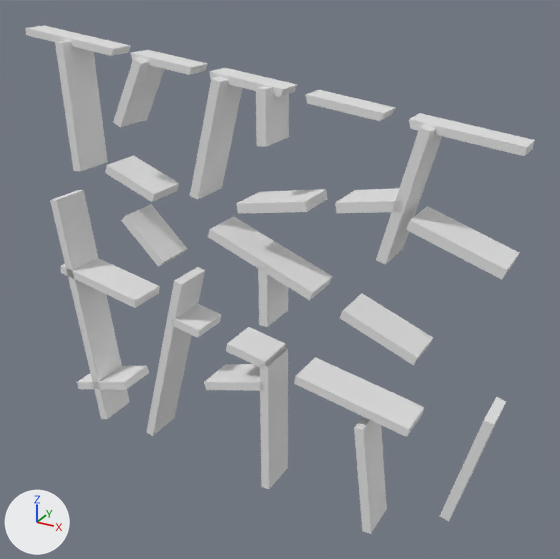
Two versions of the glTF model games/build-scale/models/level001.gltf, one commit apart.
One viewpoint serves both versions: a 50 mm lens placed at (17.4, -28.4, 5.5), pointed at (1.3, 0.8, -9.0). The lights are fixed; the arrows at lower left show +X, +Y and +Z. Where no turn or scale is listed for an object, it has been applied to the vertices. Vertices at the same position are counted once.

Objects in the first picture: 'Level001'.
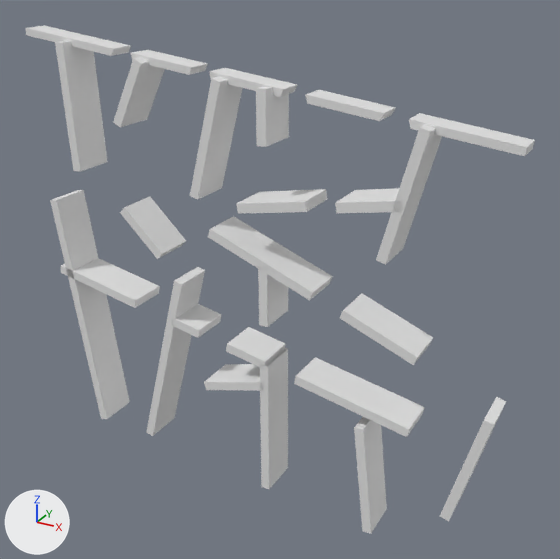
Where the change shows, as pixel boxes [x1, y1, x2, y2] in the pictures (560 x 559 px; the box of a moved part takes in the faces that stretch with it):
```json
{"part": 1, "of": "me_cube_008", "change": "moved or reshaped", "before": [121, 204, 187, 267], "after": [120, 197, 186, 259]}
{"part": 2, "of": "me_cube_008", "change": "deleted", "before": [105, 155, 179, 202]}
{"part": 3, "of": "me_cube_008", "change": "deleted", "before": [77, 366, 149, 390]}
{"part": 4, "of": "me_cube_008", "change": "deleted", "before": [406, 206, 519, 280]}
```

Edits to the scene script, one JSON object a line:
```json
{"block": "me_cube_008", "where": "me_cube_008.from_pydata(...)  # 232 vertices, 340 faces; spans x -11.9..12.2, y -1.0..1.0, z -9.6..12.4"}
{"block": "me_cube_008", "where": "# used by ob_level001; location = (0.0, 0.0, -10.7)"}
{"block": "me_cube_008", "change": "me_cube_008 part 1: the loose piece of 8 vertices spanning x -6.5..-4.1, y -1.0..1.0, z 1.8..4.1 is moved by (0.0, 0.0, 0.4)"}
{"block": "me_cube_008", "change": "me_cube_008 part 2: the loose piece of 8 vertices spanning x -7.2..-4.4, y -1.0..1.0, z 5.0..6.5 is deleted"}
{"block": "me_cube_008", "change": "me_cube_008 part 3: the loose piece of 8 vertices spanning x -10.7..-7.1, y -1.0..1.0, z -6.9..-5.5 is deleted"}
{"block": "me_cube_008", "change": "me_cube_008 part 4: the loose piece of 8 vertices spanning x 7.9..11.9, y -1.0..1.0, z 4.5..6.3 is deleted"}
```
